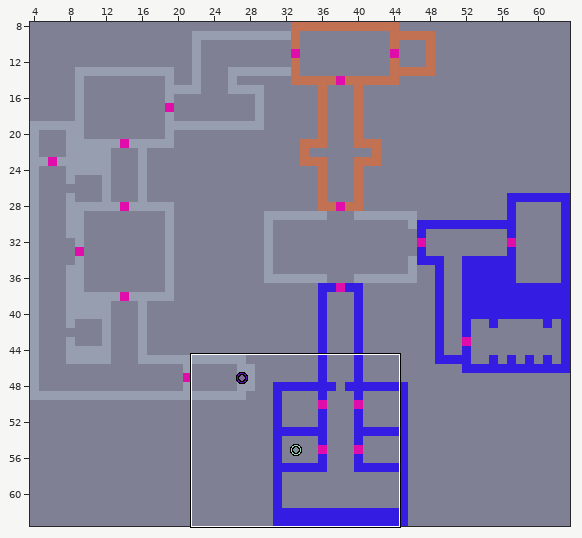
Level history. LDtk project: assets/levels/pxlwolf.ldtk. Above, an overview of the earlier version with the close-up marked.
Close-up. First the earlier version:
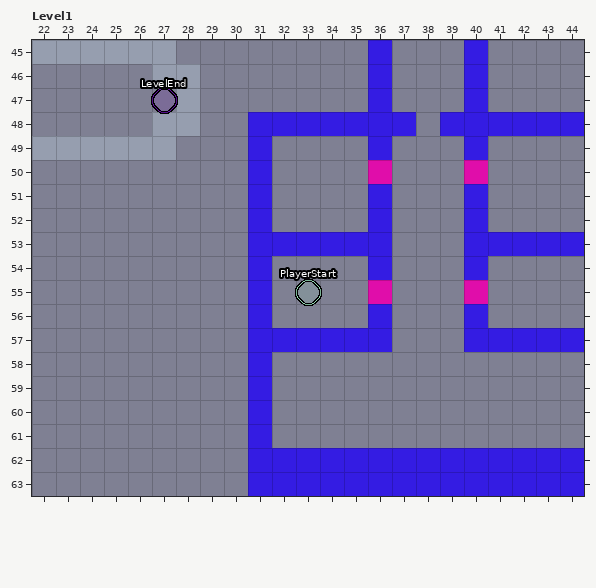
Cells are 16x16 px. Shown: Level1 x 22..44, y 45..63. The commit also changed other parts of the map, which this record leaves out.
After:
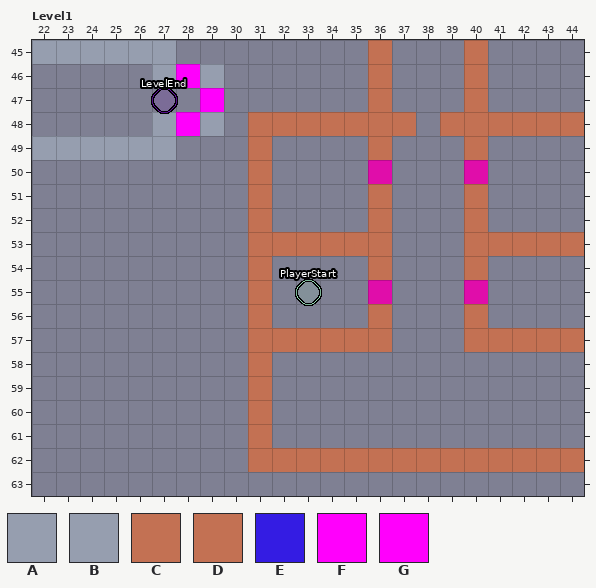
Key: from "Walls": A 1 "Stone1", B 2 "Stone", C 10 "Wood_Eagle", D 11 "Wood_Hitler", E 12 "Blue", F 16 "Lift_Side", G 17 "Lift_Buttons".
_ is an empty cell.
Message: New wall textures
The edit:
Layer "Walls":
Tile A now appears in row 46 at x 29; in row 48 at x 29.
The author changed tile E to tile C in rows 45 to 47 at x 36 and 40; in row 48 at x 31 to 37 and 39 to 44; in row 49 at x 31, 36 and 40; in row 50 at x 31; in rows 51 to 52 at x 31, 36 and 40; in row 53 at x 31 to 36 and 40 to 44.
The author changed tile E to tile C in row 54 at x 31, 36 and 40; in row 55 at x 31; in row 56 at x 31, 36 and 40; in row 57 at x 31 to 36 and 40 to 44; in rows 58 to 61 at x 31; in row 62 at x 31 to 33, 35 to 37, 39 to 41 and 43 to 44.
The author changed tile E to tile D in row 62 at x 34, 38 and 42.
The author changed tile B to tile F in row 46 at x 28; in row 48 at x 28.
Tile G now appears in row 47 at x 29.
The author cleared tile B in row 47 at x 28.
The author cleared tile E in row 63 at x 31 to 44.
Changed places in both close-ups, as pixel boxes (x1, y1, x2, y2):
changed: (248, 40, 584, 496)
changed: (176, 64, 224, 136)
